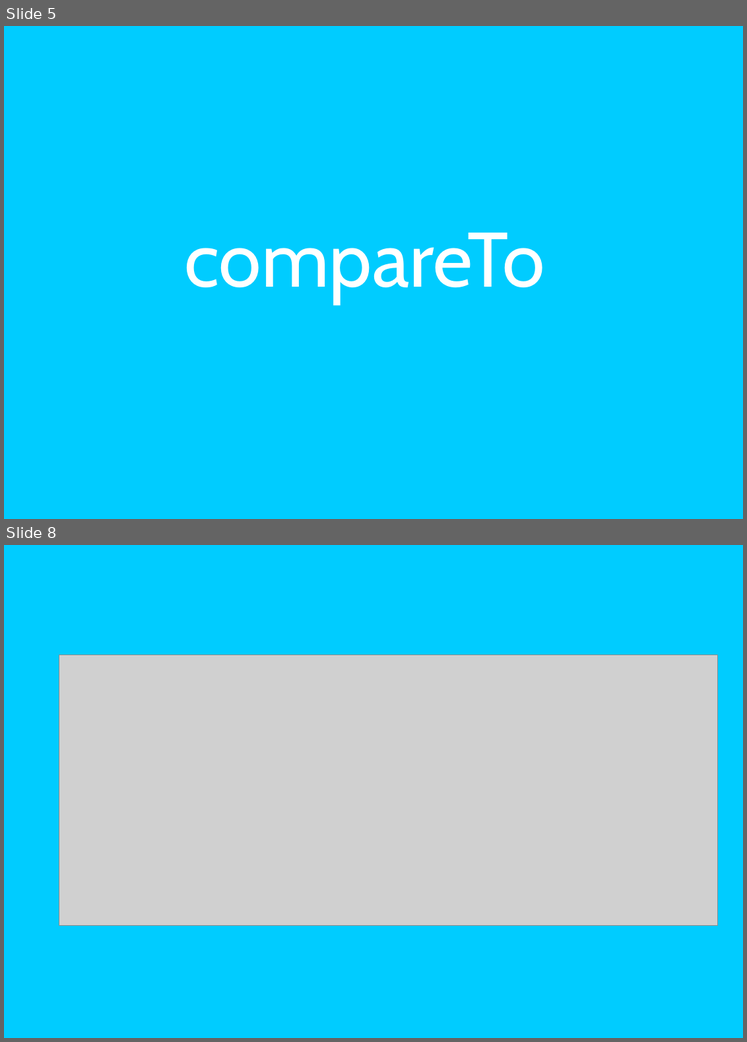
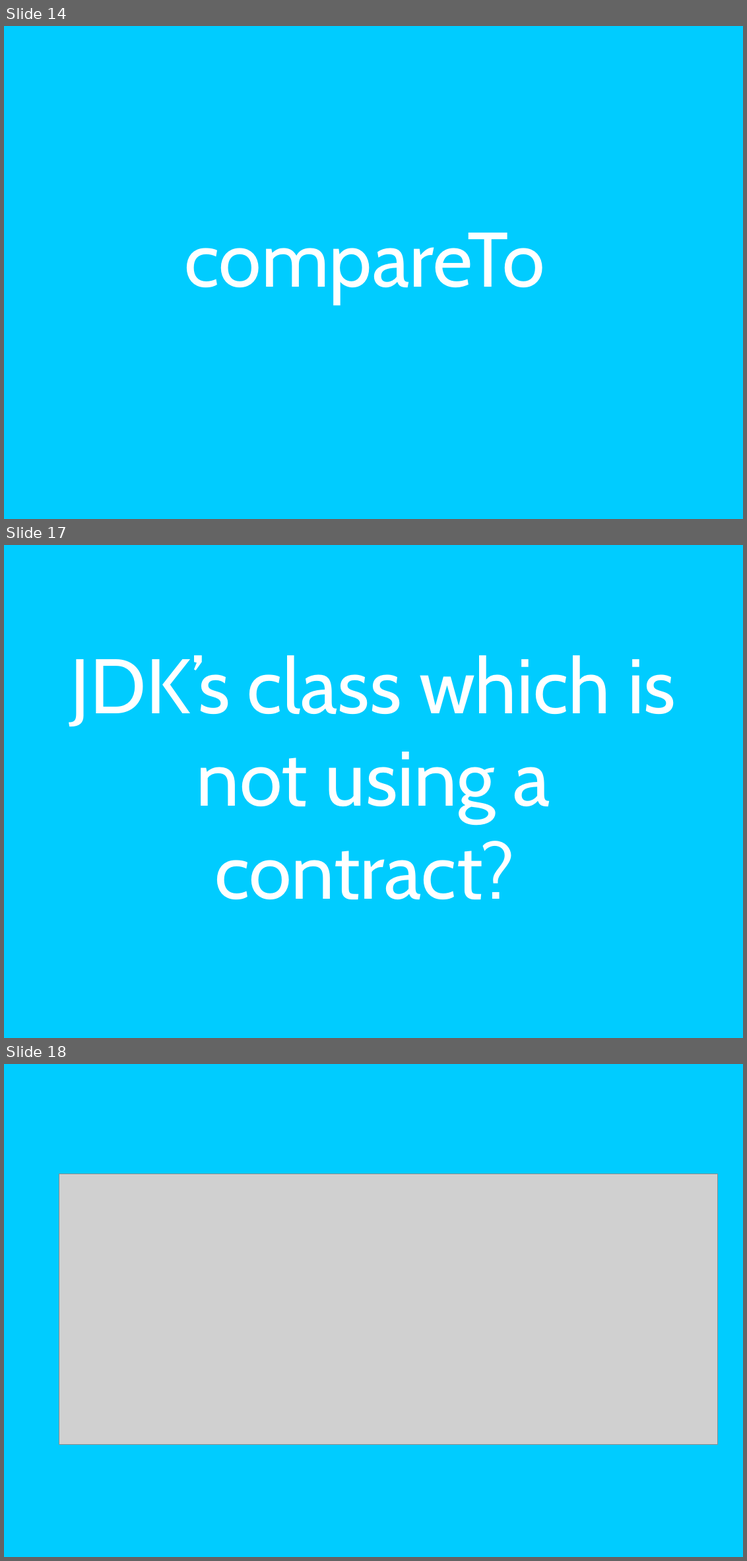
Before and after one commit to mateuszwinnicki/talks, a slide deck: JavaProgrammersMistake/JeszKebabAleCzyWieszCoJestWSrodku.odp. Shown one above the other, each under a label of ours: slides 5 and 8 before the commit, slides 14, 17 and 18 after it; the slides between them are not shown. The pictures are 747x1042 and 747x1561 pixels, drawn with LibreOffice and Linux fonts; fonts in the diff are those of the drawing; grey boxes stand for pictures. Boxes give left, top, right and bottom in pixels: in the first picture for what was removed or moved away, otherwise in the second. Text is boxed around its words. In the diff, an @@ line names an element or a change of style, - is before the commit and + after.

```diff
--- a/JavaProgrammersMistake/JeszKebabAleCzyWieszCoJestWSrodku.odp
+++ b/JavaProgrammersMistake/JeszKebabAleCzyWieszCoJestWSrodku.odp
@@ slide 17 added at bbox=[4, 545, 743, 1038], background #00CCFF @@
@@ text added at bbox=[71, 655, 676, 900], 80 pt, text #FFFFFF @@
+JDK’s class which is not using a contract?
@@ what was slide 5 is now slide 14 @@
@@ what was slide 8 is now slide 18 @@
```
Also in this commit, not shown: 1 slide changed, 9 other slides added, 2 other files.
